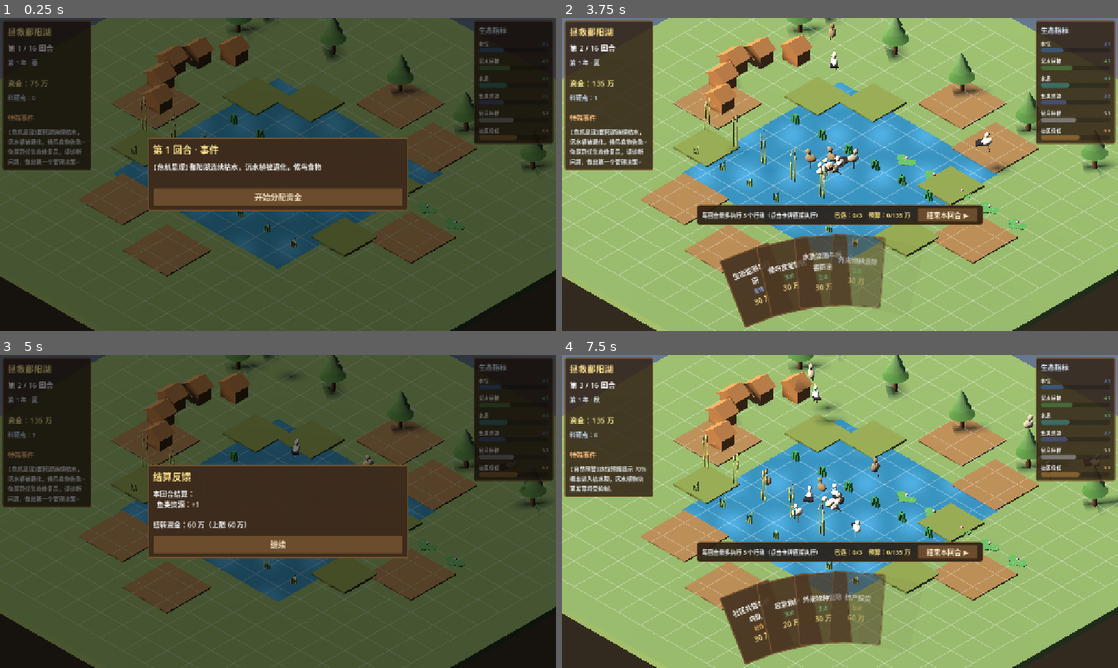
Above: before the commit, frames 1-4 (two rows, left to right).
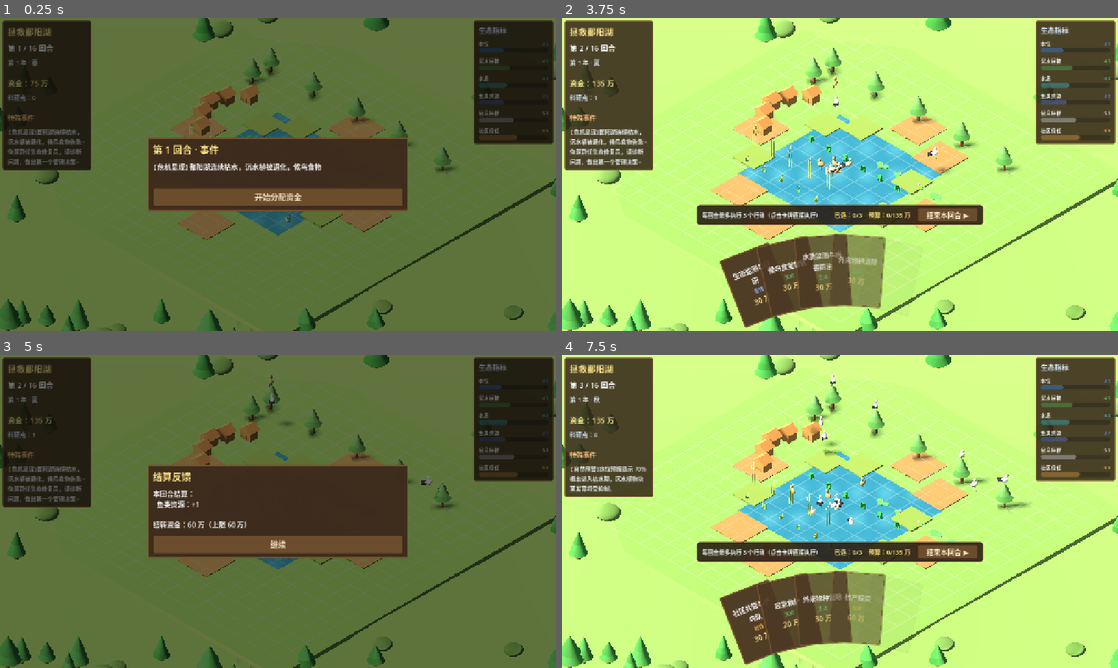
Above: after the commit, the same moments.

Repository: JoKanshin/poyanghu
Game: Godot game, scene res://scenes/main.tscn
Two runs of this game, one before a commit and one after it. Both use one fixed random seed, a clock stepped at 60 frames per second and the inputs below.
Inputs (mouse positions are in pixels of both pictures, inside the frame that each line leads up to):
- Up to frame 1 (0.25 s): no input
- Up to frame 2 (3.75 s): click "开始分配资金" at 0.5 s; click "结束本回合 ▶" at 1.25 s; click "继续" at 2 s; click "收下（继续）" at 2.75 s; click "收下（继续）" at 3.5 s
- Up to frame 3 (5 s): click "结束本回合 ▶" at 4.25 s
- Up to frame 4 (7.5 s): click "继续" at 5 s; click "收下（继续）" at 5.75 s; tap Enter at 6.5 s; move the mouse to (962, 495) at 6.52 s; click (962, 495) at 6.67 s; click "开始分配资金" at 7.25 s

The runs differ from the first frame. In frame 1, 70% of the frame differs, in the area x 0-100%, y 0-100%; in frame 2, 78%; in frame 3, 67%; in frame 4, 79%.

Commit message:
feat: 远景起伏草地布景 + 视角与光照调整
- 新增远景布景(纯装饰,不参与交互): 180x180起伏草地(正弦叠加高度场)
  + 150棵低多边形树 + 90丛灌木，覆盖视野边缘消除'虚空'
- 相机垂直视野固定31,避免宽屏下沙盘被推远(修复拉伸过度)
- 沙盘地面改用协调草绿,与布景同色系
- 提高环境光+filmic色调映射,解决远景背光发黑
- 布景靠近沙盘处平滑压平下沉,与地面自然衔接

Diff:
--- a/scripts/main.gd
+++ b/scripts/main.gd
@@ -74,7 +74,7 @@
 	_fit_camera_to_window()
 
 
-## 根据窗口宽高比调整正交相机尺寸，保证沙盘完整可见
+## 根据窗口宽高比调整正交相机尺寸：让沙盘占满屏幕主体，不因宽屏被推远
 func _fit_camera_to_window() -> void:
 	var cam := get_node("../Camera3D") as Camera3D
 	if cam == null:
@@ -82,13 +82,12 @@
 	var vp := get_viewport().get_visible_rect().size
 	if vp.y <= 0.0:
 		return
-	# 沙盘需要的最小可见宽度（世界单位）
-	var need_w := 30.0
 	var aspect := vp.x / vp.y
-	# 正交 size 是「垂直」尺寸；宽高比小时要放大以容纳 need_w
-	var size_for_w := need_w / aspect
-	var size_for_h := 20.0
-	cam.size = maxf(size_for_w, size_for_h)
+	# 沙盘在 45° 俯视下的垂直投影约 29 世界单位，留边距 → 垂直视野 31
+	const VIEW_H := 31.0
+	# 窄屏时保证水平也能容纳沙盘宽度
+	const NEED_W := 50.0
+	cam.size = maxf(VIEW_H, NEED_W / aspect)
 
 
 # ==================== 相机 ====================
@@ -100,12 +99,29 @@
 	cam.position = Vector3(14, 14, 14)
 	cam.look_at(Vector3(0, 0, 0), Vector3.UP)
 
+	# 沙盘地面：与远景布景协调的草绿（替代场景里的深绿盒子观感）
+	var ground_mesh := get_node_or_null("../Ground/GroundMesh") as MeshInstance3D
+	if ground_mesh:
+		var gm := StandardMaterial3D.new()
+		gm.albedo_color = Color(0.40, 0.53, 0.30)
+		gm.roughness = 1.0
+		ground_mesh.material_override = gm
+
 	# 暖色方向光（湿地黄昏氛围）
 	var light := get_node("../DirectionalLight3D") as DirectionalLight3D
-	light.light_color = Color(1.0, 0.85, 0.65)
-	light.light_energy = 1.4
+	light.light_color = Color(1.0, 0.92, 0.78)
+	light.light_energy = 1.15
 	light.rotation_degrees = Vector3(-45, -35, 0)
 	light.shadow_enabled = true
+
+	# 提高环境光，避免远景布景背光发黑
+	var env_node := get_node("../WorldEnvironment") as WorldEnvironment
+	if env_node and env_node.environment:
+		var env := env_node.environment
+		env.ambient_light_source = Environment.AMBIENT_SOURCE_COLOR
+		env.ambient_light_color = Color(0.62, 0.66, 0.58)
+		env.ambient_light_energy = 0.85
+		env.tonemap_mode = Environment.TONE_MAPPER_FILMIC
 
 
 # ==================== 3D 表现 ====================
@@ -172,6 +188,9 @@
 
 	# 渔村（湖边一排房子）
 	_build_village(lake_view)
+
+	# 远景布景草地（环绕沙盘的低多边形起伏草原，不参与游戏交互）
+	_build_backdrop_grass(lake_view)
 
 	# 延迟挂到场景，避免父节点初始化期 add_child 冲突
 	var root := get_parent() as Node3D
@@ -204,6 +223,119 @@
 				return p.position + Vector3(0, 1.2, 0)
 	# 最后兜底：原地
 	return Vector3(-6 + seed_i * 1.2, 1.0, -3 + (seed_i % 3) * 2.0)
+
+
+## 远景布景：环绕沙盘的起伏草原（纯装饰，不参与任何游戏交互）
+func _build_backdrop_grass(parent: Node3D) -> void:
+	var backdrop := Node3D.new()
+	backdrop.name = "Backdrop"
+	parent.add_child(backdrop)
+
+	var rng := RandomNumberGenerator.new()
+	rng.seed = 20260925  # 固定种子，每次启动地貌一致
+
+	# 1) 起伏地面：大尺寸 PlaneMesh + 顶点位移（用 SurfaceTool 造波状起伏）
+	var st := SurfaceTool.new()
+	st.begin(Mesh.PRIMITIVE_TRIANGLES)
+	var half := 90.0     # 覆盖 180×180，远超沙盘，视野边缘不会露空
+	var cells := 60
+	var step := half * 2.0 / cells
+	for ix in cells:
+		for iz in cells:
+			var x0 := -half + ix * step
+			var z0 := -half + iz * step
+			var x1 := x0 + step
+			var z1 := z0 + step
+			var v00 := Vector3(x0, _backdrop_height(x0, z0), z0)
+			var v10 := Vector3(x1, _backdrop_height(x1, z0), z0)
+			var v01 := Vector3(x0, _backdrop_height(x0, z1), z1)
+			var v11 := Vector3(x1, _backdrop_height(x1, z1), z1)
+			# 双面渲染 + 显式向上法线，彻底避免朝向/背光问题
+			var up := Vector3.UP
+			st.set_normal(up); st.add_vertex(v00)
+			st.set_normal(up); st.add_vertex(v11)
+			st.set_normal(up); st.add_vertex(v01)
+			st.set_normal(up); st.add_vertex(v00)
+			st.set_normal(up); st.add_vertex(v10)
+			st.set_normal(up); st.add_vertex(v11)
+	var ground := MeshInstance3D.new()
+	ground.mesh = st.commit()
+	ground.material_override = _mat(Color(0.42, 0.55, 0.32))
+	ground.cast_shadow = GeometryInstance3D.SHADOW_CASTING_SETTING_OFF
+	ground.position = Vector3(0, -0.28, 0)  # 略低于沙盘地面，避免z-fighting
+	backdrop.add_child(ground)
+
+	# 2) 散落的远景树（沙盘外围才放，避免遮挡主场景）
+	var tree_spots: Array = []
+	for k in 150:
+		var ang := rng.randf_range(0, TAU)
+		var dist := rng.randf_range(24.0, 82.0)  # 只在沙盘(±18)之外
+		var x := cos(ang) * dist
+		var z := sin(ang) * dist
+		tree_spots.append(Vector3(x, _backdrop_height(x, z), z))
+	for p in tree_spots:
+		var t := _make_backdrop_tree(rng)
+		t.position = p
+		backdrop.add_child(t)
+
+	# 3) 灌木丛点缀
+	for k in 90:
+		var ang := rng.randf_range(0, TAU)
+		var dist := rng.randf_range(22.0, 85.0)
+		var x := cos(ang) * dist
+		var z := sin(ang) * dist
+		var bush := MeshInstance3D.new()
+		var bm := SphereMesh.new()
+		bm.radius = rng.randf_range(0.7, 1.4)
+		bm.height = bm.radius * 1.1
+		bush.mesh = bm
+		bush.material_override = _mat(Color(0.30, 0.44, 0.22).lightened(rng.randf_range(0.0, 0.14)))
+		bush.position = Vector3(x, _backdrop_height(x, z) + bm.radius * 0.4, z)
+		bush.cast_shadow = GeometryInstance3D.SHADOW_CASTING_SETTING_OFF
+		backdrop.add_child(bush)
+
+
+## 远景地形高度：几层正弦叠加，形成平缓起伏（距离沙盘越远越不必精确）
+func _backdrop_height(x: float, z: float) -> float:
+	var h := sin(x * 0.11) * cos(z * 0.13) * 1.6
+	h += sin(x * 0.31 + 1.7) * cos(z * 0.27 - 0.6) * 0.55
+	h += sin(x * 0.63 - 0.4) * cos(z * 0.58 + 2.1) * 0.22
+	# 靠近沙盘（半径 22 内）压平并下沉，与沙盘地面平滑衔接
+	var d := Vector2(x, z).length()
+	if d < 26.0:
+		var t := clampf((d - 20.0) / 6.0, 0.0, 1.0)
+		h = lerpf(-0.28, h, t)
+	return h
+
+
+## 远景树：低多边形锥形树（随机高矮胖瘦）
+func _make_backdrop_tree(rng: RandomNumberGenerator) -> Node3D:
+	var tree := Node3D.new()
+	var h := rng.randf_range(2.2, 4.6)
+	var trunk := MeshInstance3D.new()
+	var tm := CylinderMesh.new()
+	tm.top_radius = 0.10
+	tm.bottom_radius = 0.20
+	tm.height = h * 0.45
+	trunk.mesh = tm
+	trunk.material_override = _mat(Color(0.33, 0.24, 0.16))
+	trunk.position = Vector3(0, h * 0.225, 0)
+	tree.add_child(trunk)
+	var layers := 2 + rng.randi() % 2
+	for layer in layers:
+		var canopy := MeshInstance3D.new()
+		var cm := CylinderMesh.new()
+		cm.top_radius = 0.03
+		var r := h * 0.30 * (1.0 - layer * 0.22)
+		cm.bottom_radius = r
+		cm.height = h * 0.42
+		canopy.mesh = cm
+		var green := rng.randf_range(0.20, 0.34)
+		canopy.material_override = _mat(Color(green * 0.75, green + 0.20, green * 0.85))
+		canopy.position = Vector3(0, h * 0.42 + layer * h * 0.20, 0)
+		canopy.cast_shadow = GeometryInstance3D.SHADOW_CASTING_SETTING_OFF
+		tree.add_child(canopy)
+	return tree
 
 
 ## 湖边社区：一排房子，数量/颜色随社区信任度变化
